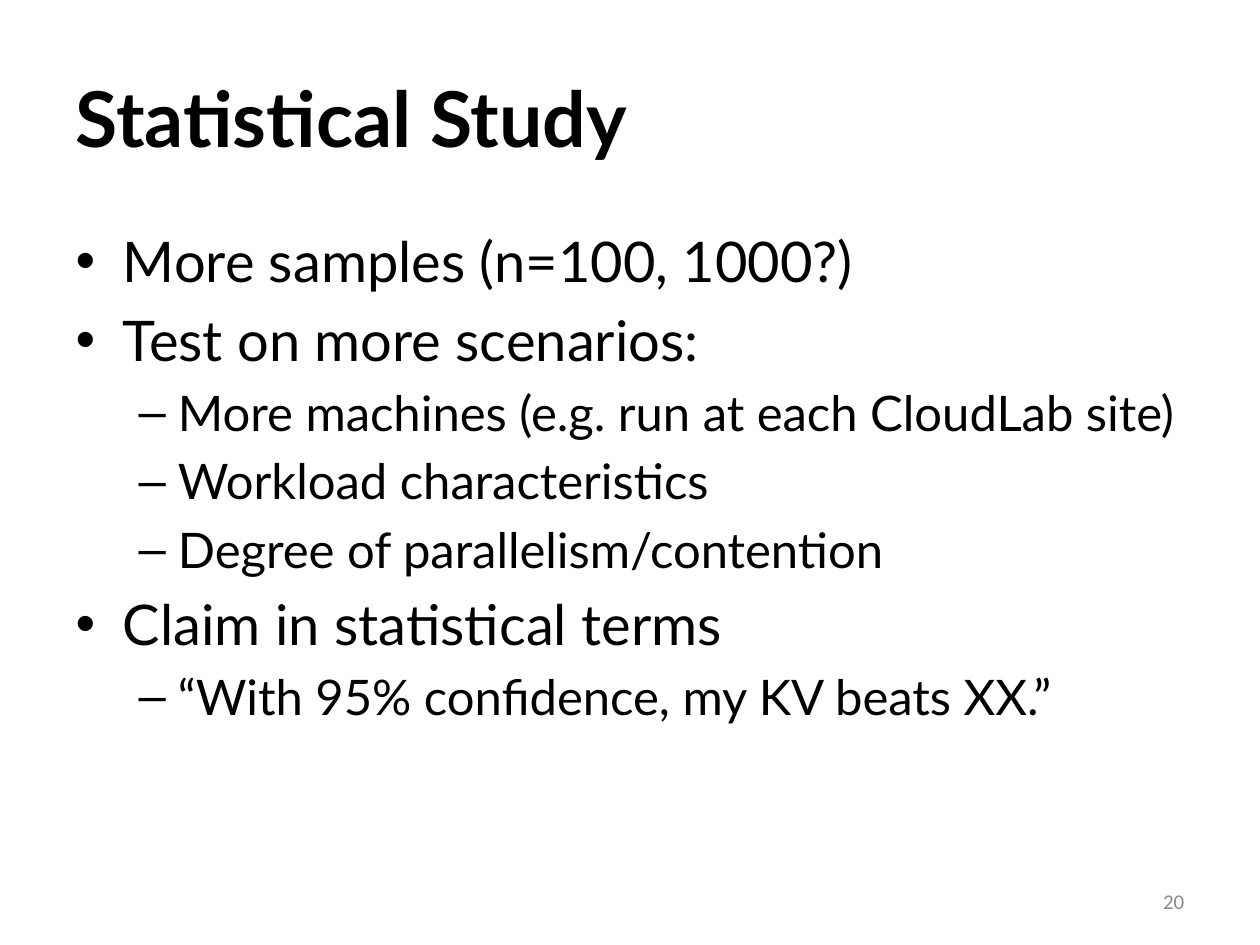
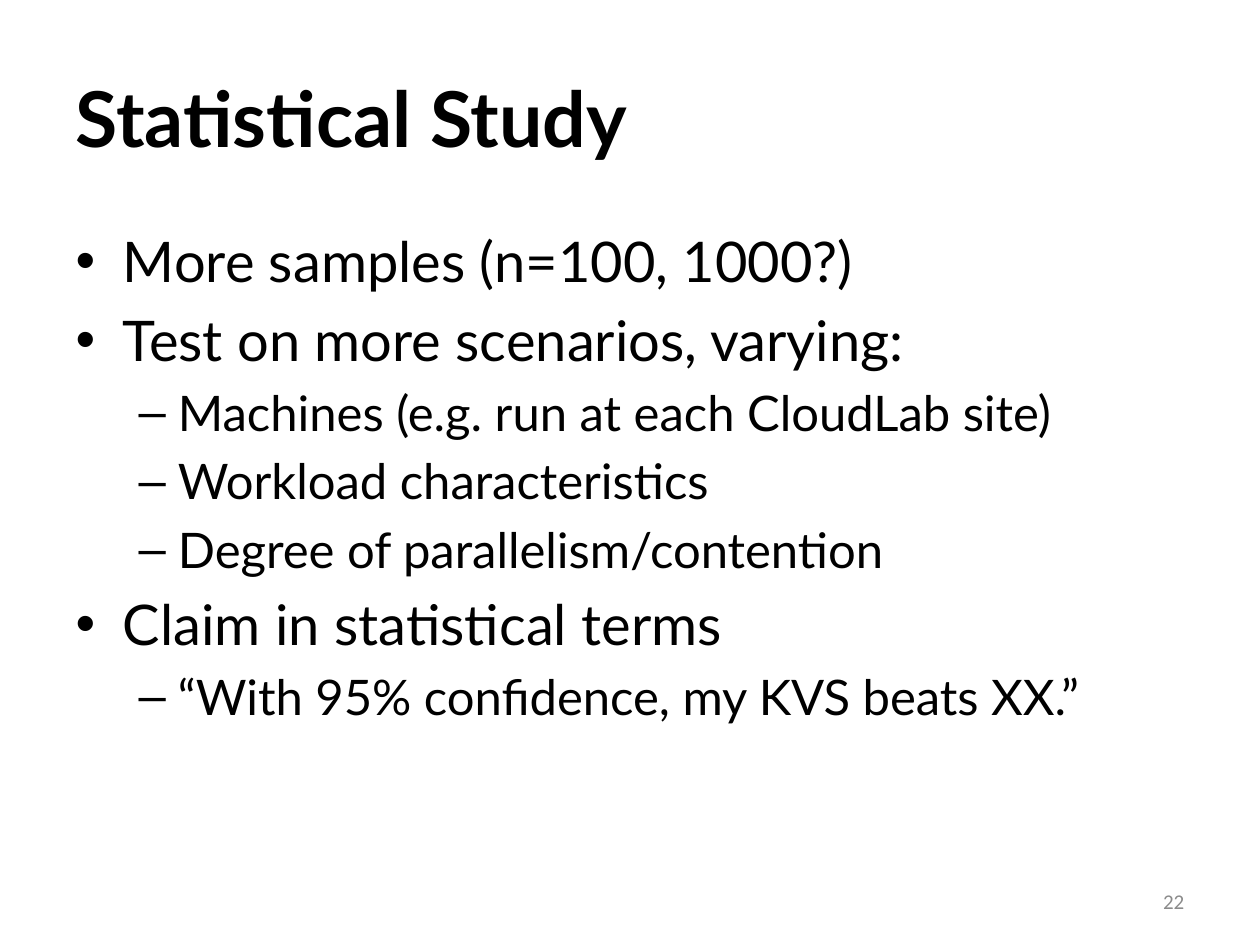
Before and after one commit to ivotron/varsys16, a slide deck: slide 22 of slides.pptx (slide 20 before the commit). Drawn at 1260x945 pixels with LibreOffice and Linux fonts; fonts in the diff are those of the drawing. Boxes give left, top, right and bottom in pixels: in the first picture for what was removed or moved away, otherwise in the second. Text is boxed around its words. In the diff, an @@ line names an element or a change of style, - is before the commit and + after.

```diff
--- a/slides.pptx
+++ b/slides.pptx
@@ text at [123, 320, 1051, 440]: text changed @@
-• Test on more scenarios:
-  – More machines (e.g. run at each CloudLab site)
+• Test on more scenarios, varying:
+  – Machines (e.g. run at each CloudLab site)
@@ text at [178, 677, 1079, 724]: text changed @@
-  – “With 95% confidence, my KV beats XX.”
+  – “With 95% confidence, my KVS beats XX.”
@@ page number at [1163, 895, 1184, 909]: text changed @@
-20
+22
```
Also in this commit, not shown: 18 other slides changed, 3 slides added, 3 slides removed.
